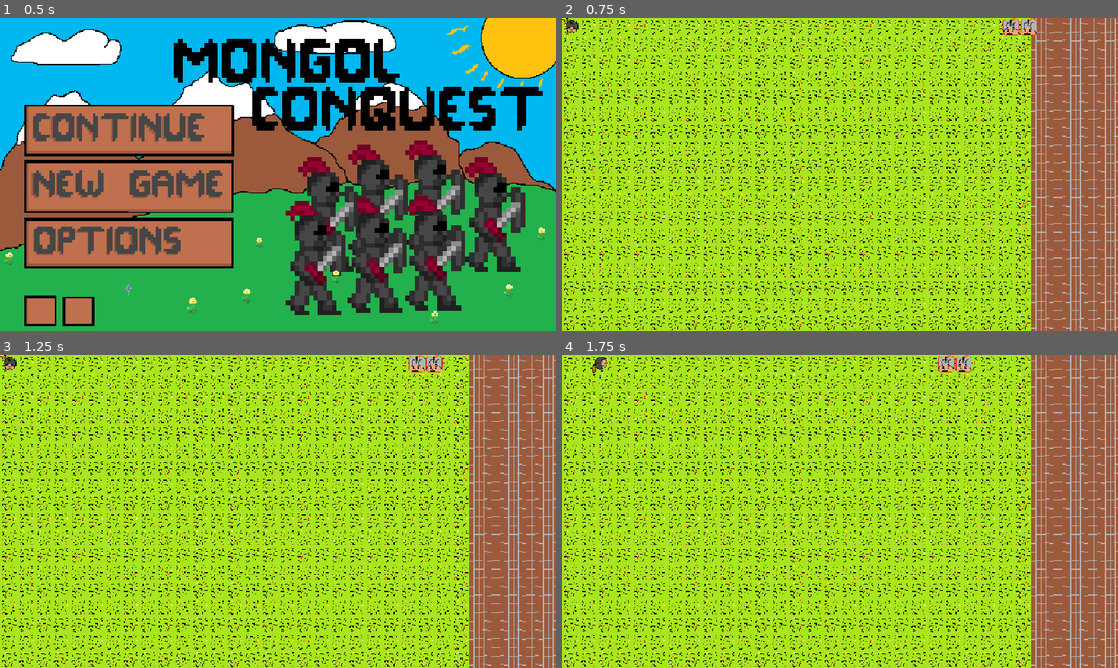
Above: before the commit, frames 1-4 (two rows, left to right).
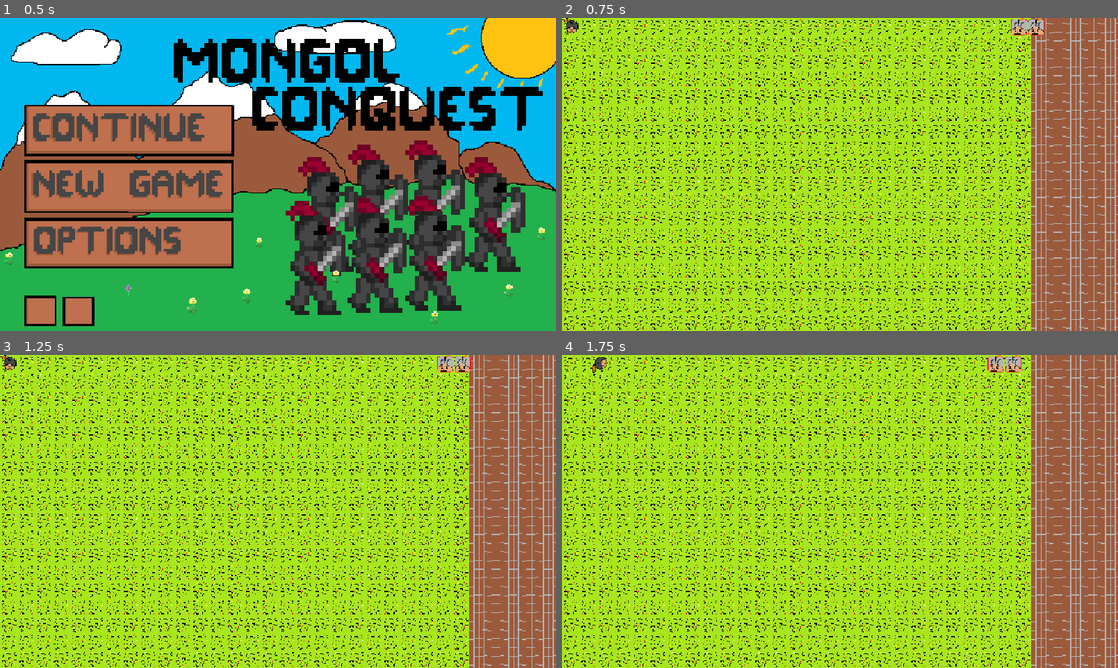
Above: after the commit, the same moments.

Repository: videogamesrockp/Mongol-Conquest
Game: Godot game, scene res://scenes/main_menu.tscn
Same seed, same stepped clock (60 frames per second), same inputs: the game is played once before the commit and once after it.
Inputs (mouse positions are in pixels of both pictures, inside the frame that each line leads up to):
- Up to frame 1 (0.5 s): no input
- Up to frame 2 (0.75 s): click (689, 187) at 0.5 s
- Up to frame 3 (1.25 s): no input
- Up to frame 4 (1.75 s): hold Right (ui_right) from 1.28 s (still down); tap Space (ui_select) at 1.35, 1.52 s

Frame 1 is identical in both runs. In frame 2, 0.3% of the frame differs, in the area x 79-87%, y 0-6%; in frame 3, 0.5%; in frame 4, 0.6%, in the area x 67-83%, y 0-6%.

Commit message:
fix things

Diff:
--- a/game/scripts/player.gd
+++ b/game/scripts/player.gd
@@ -8,8 +8,7 @@
 var blocked_tile_ids
 var health = 100
 const projectile_scene = preload("res://scenes/components/projectile.tscn")
-signal player_did_a_move
-
+var facing = Vector2(0, 1)
 
 func _ready():
 	tilemap_layer = get_node(self.get_meta("tilemap"))
@@ -24,19 +23,19 @@
 	if Input.is_action_pressed("ui_down"):
 		input_dir.y = 1
 		$Mongol.rotation_degrees = 0
-		emit_signal("player_did_a_move")
+		facing = Vector2(0, 1)
 	elif Input.is_action_pressed("ui_up"):
 		input_dir.y = -1
 		$Mongol.rotation_degrees = 180
-		emit_signal("player_did_a_move")
-	if Input.is_action_pressed("ui_right"):
+		facing = Vector2(0, -1)
+	elif Input.is_action_pressed("ui_right"):
 		input_dir.x = 1
 		$Mongol.rotation_degrees = 270
-		emit_signal("player_did_a_move")
+		facing = Vector2(1, 0)
 	elif Input.is_action_pressed("ui_left"):
 		input_dir.x = -1
 		$Mongol.rotation_degrees = 90
-		emit_signal("player_did_a_move")
+		facing = Vector2(-1, 0)
 
 	if (Input.is_action_just_pressed("ui_select")):
 		spawn_bullet()
@@ -98,7 +97,7 @@
 
 func spawn_bullet() -> void:
 	var proj = projectile_scene.instantiate()
-	proj.set_velocity(Vector2(256, 0))
+	proj.set_velocity(facing * 256)
 	self.get_parent().add_child(proj)
 	proj.position = position
 	proj.position.y = int(proj.position.y / tile_size) * tile_size
--- a/game/scripts/villain_behavior.gd
+++ b/game/scripts/villain_behavior.gd
@@ -7,13 +7,11 @@
 var timer : Timer
 const TILE_SIZE = 32
 
-# Pathfinding variables
 var player : Node2D
 var tilemap_layer : Node
 var path : Array = []
 var moving := false
 var blocked_tile_ids : Array
-var last_moved = false
 
 func _ready() -> void:
 	pos = self.position
@@ -24,22 +22,16 @@
 	health = self.get_meta("starting_health")
 	add_to_group("villains")
 
-	# Get references for pathfinding
 	var enemy_army = get_parent()
 	player = enemy_army.player
 	tilemap_layer = enemy_army.tilemaplayer
 	blocked_tile_ids = player.get_meta("blocked_tile_ids")
 
 func _physics_process(_delta: float) -> void:
-	if last_moved:
-		last_moved = false
-		pass
-	else:
-		update()
-		if not moving and player:
-			find_path_to_player()
-			move_along_path()
-		last_moved = true
+	update()
+	if not moving and player:
+		find_path_to_player()
+		move_along_path()
 
 func find_path_to_player() -> void:
 	path.clear()
@@ -73,7 +65,6 @@
 				frontier.sort_custom(func(a, b): return manhattan_distance(a, end) < manhattan_distance(b, end))
 				came_from[next] = current
 
-	# Reconstruct path
 	var path_array := []
 	var current = end
 
@@ -118,7 +109,7 @@
 
 	moving = true
 	var tween = create_tween()
-	tween.tween_property(self, "position", target_pos, 0.25)
+	tween.tween_property(self, "position", target_pos, 0.75)  # Slower movement - takes 0.75 seconds per tile
 	tween.tween_callback(func(): moving = false)
 
 func update() -> void:
